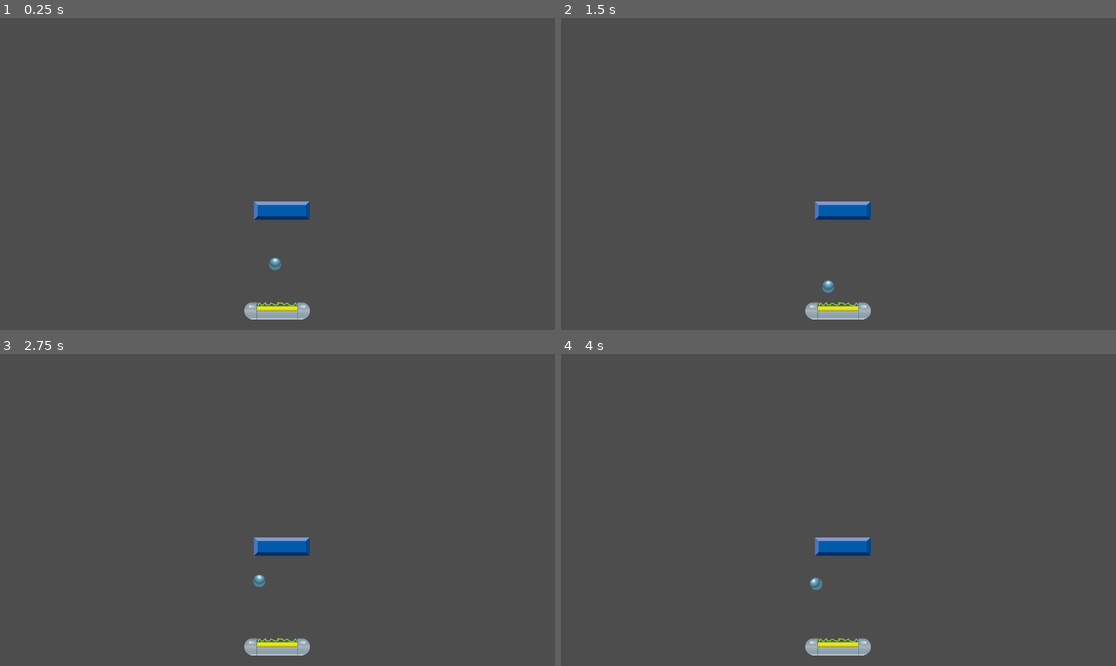
Above: before the commit, frames 1-4 (two rows, left to right).
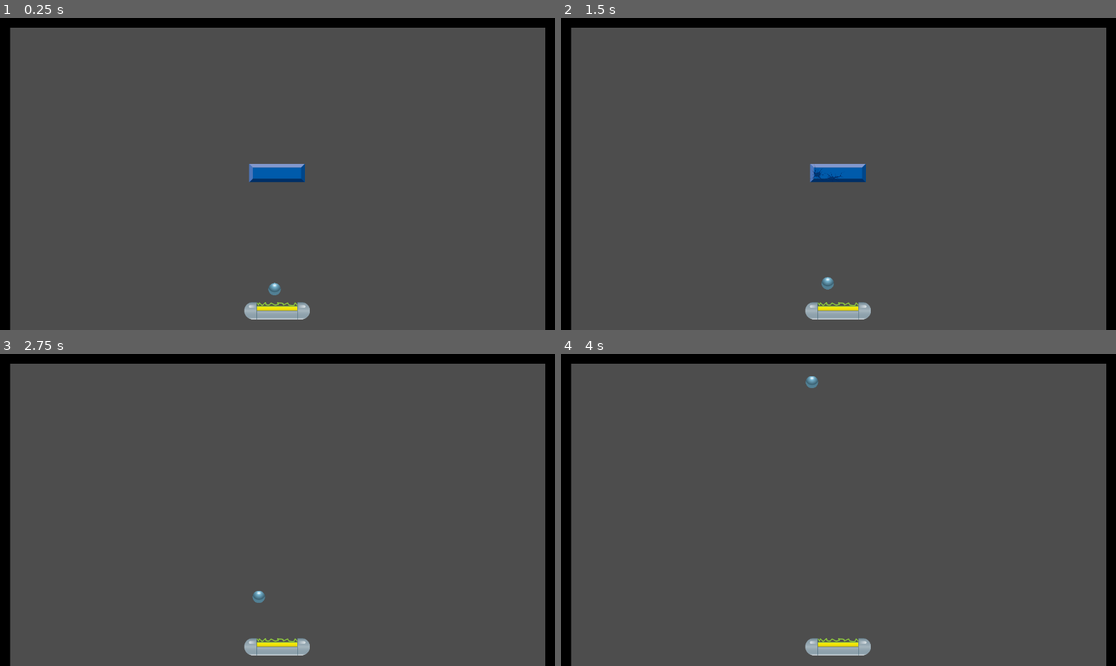
Above: after the commit, the same moments.

Repository: Plata101/arkanoid
Game: Godot game, scene res://scenes/game.tscn
The game is run twice, just before and just after one commit, with the same random seed, the same clock (stepped at 60 frames per second) and the same inputs.
Inputs:
- Up to frame 1 (0.25 s): no input
- Up to frame 2 (1.5 s): tap Enter at 0.5 s
- Up to frame 3 (2.75 s): no input
- Up to frame 4 (4 s): no input

The runs differ from the first frame. In frame 1, 7.9% of the frame differs, in the area x 0-100%, y 0-100%; in frame 2, 7.9%; in frame 3, 7.4%; in frame 4, 7.4%.

Commit message:
impact sound, walls, brick destruction

Diff:
--- a/project.godot
+++ b/project.godot
@@ -29,3 +29,7 @@
 2d_physics/layer_2="paddle"
 2d_physics/layer_3="bricks"
 2d_physics/layer_4="ball"
+
+[physics]
+
+2d/default_linear_damp=0.0
--- a/scenes/ball.tscn
+++ b/scenes/ball.tscn
@@ -1,7 +1,8 @@
-[gd_scene load_steps=5 format=3 uid="uid://bplroogxcbbit"]
+[gd_scene load_steps=6 format=3 uid="uid://bplroogxcbbit"]
 
 [ext_resource type="Texture2D" uid="uid://67esql3bbswu" path="res://assets/sprites/ball.png" id="1_7s4qf"]
 [ext_resource type="Script" uid="uid://cd3o7rdwuyfp8" path="res://scripts/ball.gd" id="1_cxlvu"]
+[ext_resource type="AudioStream" uid="uid://df2tidr7rgov4" path="res://assets/ping.mp3" id="3_f7cbr"]
 
 [sub_resource type="PhysicsMaterial" id="PhysicsMaterial_f7cbr"]
 friction = 0.0
@@ -11,10 +12,12 @@
 radius = 43.4613
 
 [node name="ball" type="RigidBody2D"]
+collision_layer = 8
 collision_mask = 7
 physics_material_override = SubResource("PhysicsMaterial_f7cbr")
 gravity_scale = 0.0
-linear_damp_mode = 1
+contact_monitor = true
+max_contacts_reported = 4
 script = ExtResource("1_cxlvu")
 
 [node name="Sprite2D" type="Sprite2D" parent="."]
@@ -25,4 +28,7 @@
 scale = Vector2(0.3, 0.3)
 shape = SubResource("CircleShape2D_7s4qf")
 
+[node name="PingSound" type="AudioStreamPlayer2D" parent="."]
+stream = ExtResource("3_f7cbr")
+
 [connection signal="body_entered" from="." to="." method="_on_body_entered"]
--- a/scenes/brick.tscn
+++ b/scenes/brick.tscn
@@ -11,13 +11,13 @@
 [sub_resource type="RectangleShape2D" id="RectangleShape2D_5p85m"]
 size = Vector2(115, 38)
 
-[node name="brick" type="StaticBody2D"]
+[node name="brick" type="StaticBody2D" groups=["bricks"]]
 collision_layer = 4
 collision_mask = 8
 physics_material_override = SubResource("PhysicsMaterial_7mekc")
 script = ExtResource("1_5p85m")
 solid_texture = ExtResource("1_awxk8")
-damagaed_texture = ExtResource("3_mt0q5")
+damaged_texture = ExtResource("3_mt0q5")
 
 [node name="Sprite2D" type="Sprite2D" parent="."]
 scale = Vector2(0.3, 0.3)
--- a/scenes/game.tscn
+++ b/scenes/game.tscn
@@ -1,8 +1,13 @@
-[gd_scene load_steps=4 format=3 uid="uid://vqu41gihw4nu"]
+[gd_scene load_steps=6 format=3 uid="uid://vqu41gihw4nu"]
 
 [ext_resource type="PackedScene" uid="uid://bm3pc5ro5ka6f" path="res://scenes/paddle.tscn" id="1_uwrxv"]
 [ext_resource type="PackedScene" uid="uid://bplroogxcbbit" path="res://scenes/ball.tscn" id="2_yqjtg"]
 [ext_resource type="PackedScene" uid="uid://bjwm3mnjqoliy" path="res://scenes/brick.tscn" id="3_lnu2h"]
+
+[sub_resource type="NoiseTexture2D" id="NoiseTexture2D_lnu2h"]
+
+[sub_resource type="RectangleShape2D" id="RectangleShape2D_lnu2h"]
+size = Vector2(465.413, 787.701)
 
 [node name="game" type="Node2D"]
 
@@ -10,7 +15,50 @@
 position = Vector2(576, 608)
 
 [node name="ball" parent="." instance=ExtResource("2_yqjtg")]
-position = Vector2(574, 553)
+position = Vector2(573, 470)
 
 [node name="brick" parent="." instance=ExtResource("3_lnu2h")]
-position = Vector2(585, 400)
+position = Vector2(575, 322)
+
+[node name="leftWall" type="StaticBody2D" parent="."]
+position = Vector2(0, 280)
+scale = Vector2(-0.0806969, 1.4406)
+collision_mask = 10
+
+[node name="Sprite2D" type="Sprite2D" parent="leftWall"]
+modulate = Color(0, 0, 0, 1)
+texture = SubResource("NoiseTexture2D_lnu2h")
+
+[node name="CollisionShape2D" type="CollisionShape2D" parent="leftWall"]
+position = Vector2(12.3921, 1.52588e-05)
+scale = Vector2(1.11829, 0.648595)
+shape = SubResource("RectangleShape2D_lnu2h")
+
+[node name="topWall" type="StaticBody2D" parent="."]
+position = Vector2(557, -0.999992)
+rotation = 1.5708
+scale = Vector2(-0.0806969, 2.8006)
+collision_mask = 10
+
+[node name="Sprite2D" type="Sprite2D" parent="topWall"]
+modulate = Color(0, 0, 0, 1)
+texture = SubResource("NoiseTexture2D_lnu2h")
+
+[node name="CollisionShape2D" type="CollisionShape2D" parent="topWall"]
+position = Vector2(12.3921, 1.52588e-05)
+scale = Vector2(1.11829, 0.648595)
+shape = SubResource("RectangleShape2D_lnu2h")
+
+[node name="rightWall" type="StaticBody2D" parent="."]
+position = Vector2(1153, 279)
+scale = Vector2(-0.0806969, 1.4406)
+collision_mask = 10
+
+[node name="Sprite2D" type="Sprite2D" parent="rightWall"]
+modulate = Color(0, 0, 0, 1)
+texture = SubResource("NoiseTexture2D_lnu2h")
+
+[node name="CollisionShape2D" type="CollisionShape2D" parent="rightWall"]
+position = Vector2(12.3921, 1.52588e-05)
+scale = Vector2(1.11829, 0.648595)
+shape = SubResource("RectangleShape2D_lnu2h")
--- a/scripts/ball.gd
+++ b/scripts/ball.gd
@@ -1,6 +1,8 @@
 extends RigidBody2D
 
 @export var speed = 400.0
+
+@onready var ping_sound = $PingSound
 
 func _ready():
 	# Make sure Contact Monitor is on and Max Contacts Reported is > 0
@@ -12,10 +14,9 @@
 # That's it! No _physics_process is needed for movement.
 # The physics engine handles all bouncing and motion.
 
-
-
 func _on_body_entered(body):
-	print("hit something")
+	ping_sound.play()
 	# Check if the body the ball hit is in the "bricks" group
 	if body.is_in_group("bricks"):
-		body.take_damage
+		print("brick")
+		body.take_damage()
--- a/scripts/brick.gd
+++ b/scripts/brick.gd
@@ -5,7 +5,7 @@
 
 # Create slots in the Inspector to drag your textures into.
 @export var solid_texture: Texture2D
-@export var damagaed_texture: Texture2D
+@export var damaged_texture: Texture2D
 
 var health = 2
 const POINTS = 100
@@ -15,9 +15,13 @@
 func _ready():
 	# Start by showing the solid brick texture.
 	sprite.texture = solid_texture
+
+func take_damage():
+	health -= 1
+	print("health:", health)
 	if health == 1:
 		# if health is 1, it's damaged
-		sprite.texture = damagaed_texture
+		sprite.texture = damaged_texture
 		# TODO: add crack sound
 	elif health <= 0:
 		destroyed.emit(POINTS) # Emit the signal with the point value.
Binary file added: assets/sprites/wall.jpg
Not shown, added: assets/sprites/wall.jpg.import
Not shown, added: .DS_Store
Not shown, added: assets/.DS_Store
